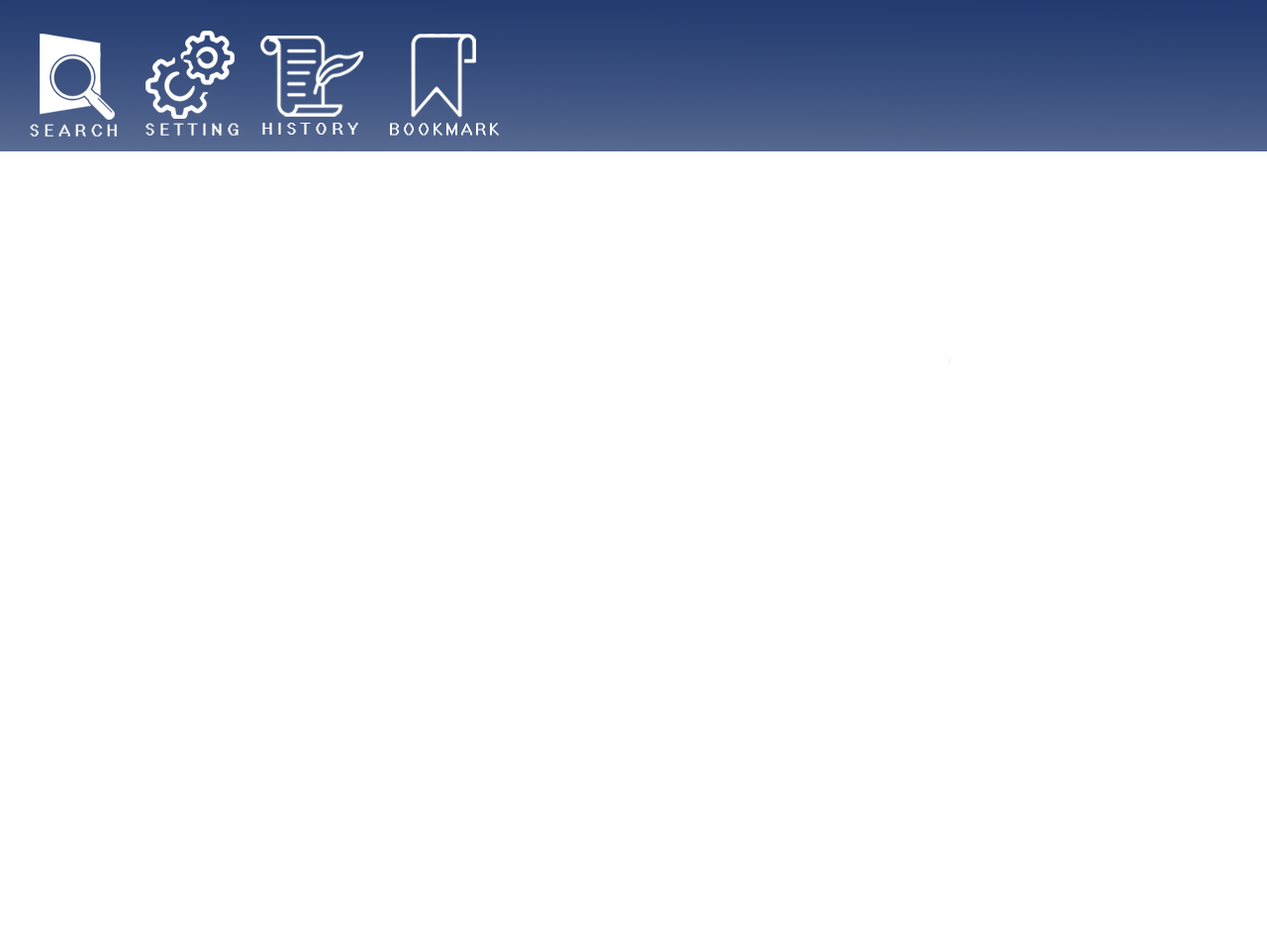
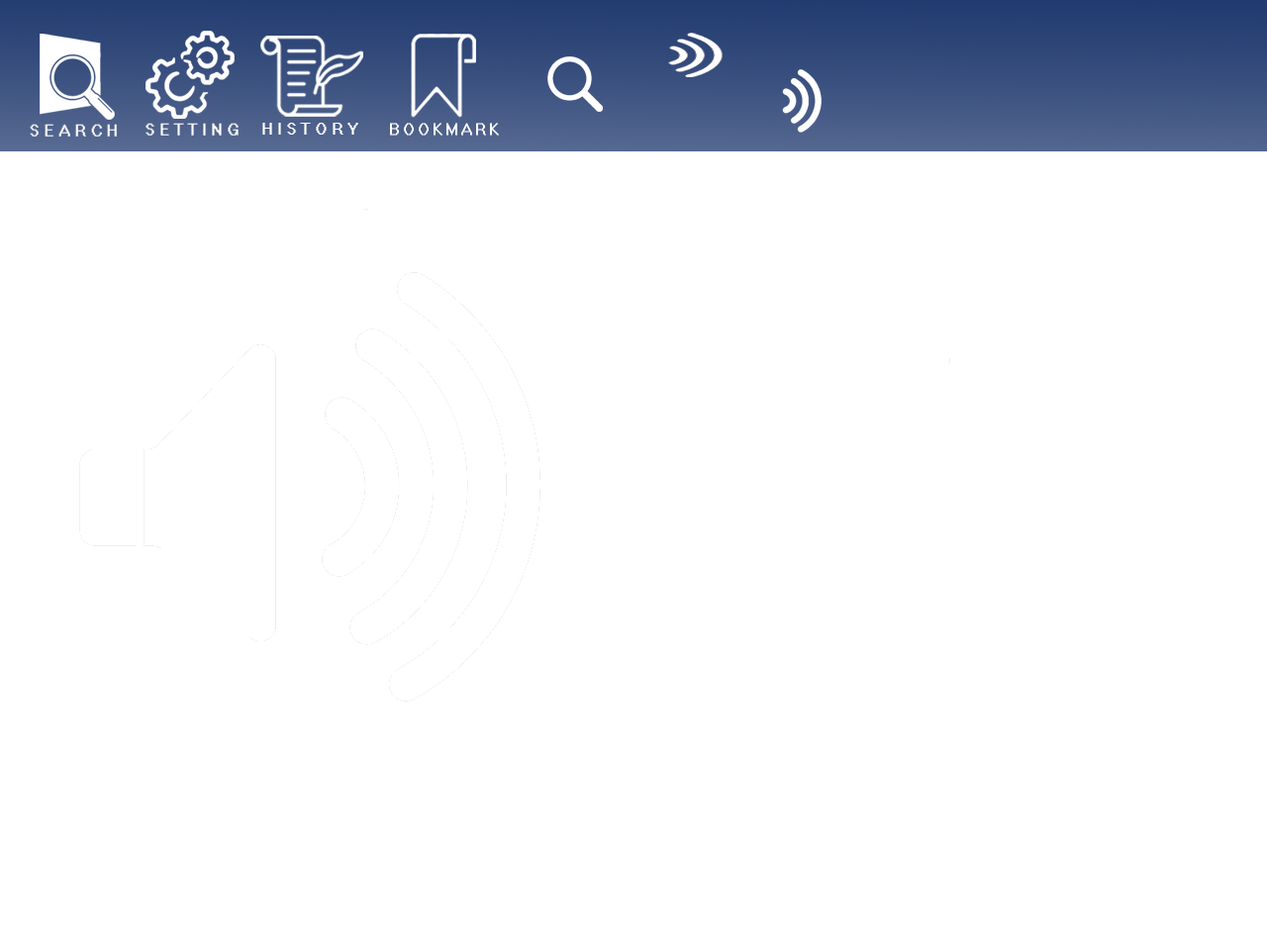
Before/after of a (1267, 950) layered artwork. What changed in the layer stack:
added layer "Layer 2" above "SpeakButtonIcon" over [363, 69, 822, 211]
added layer "SpeakButtonIcon" above "SearchButtonIcon" over [79, 32, 723, 702]
added layer "SearchButtonIcon" above "B O O K M A R K" over [547, 56, 603, 112]
